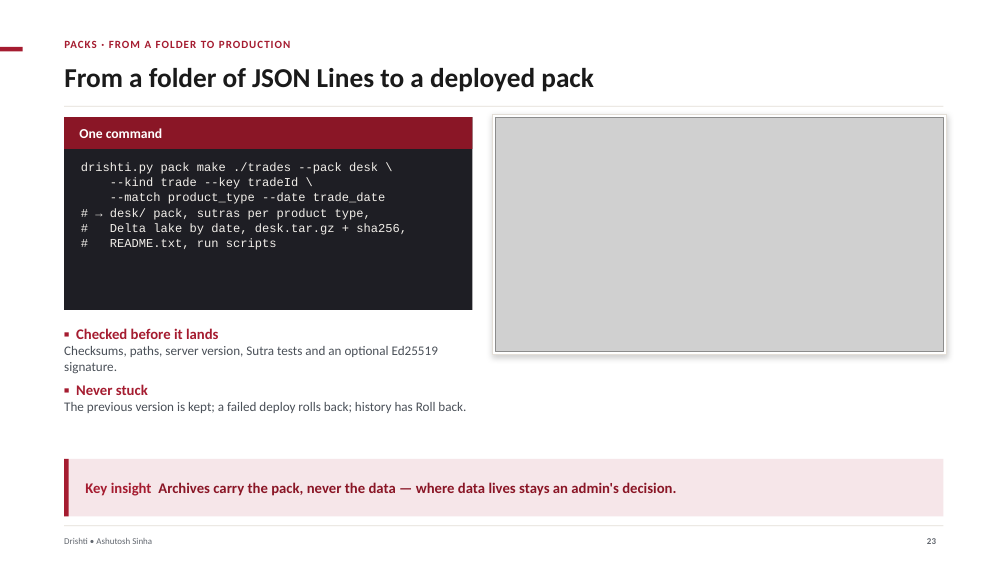
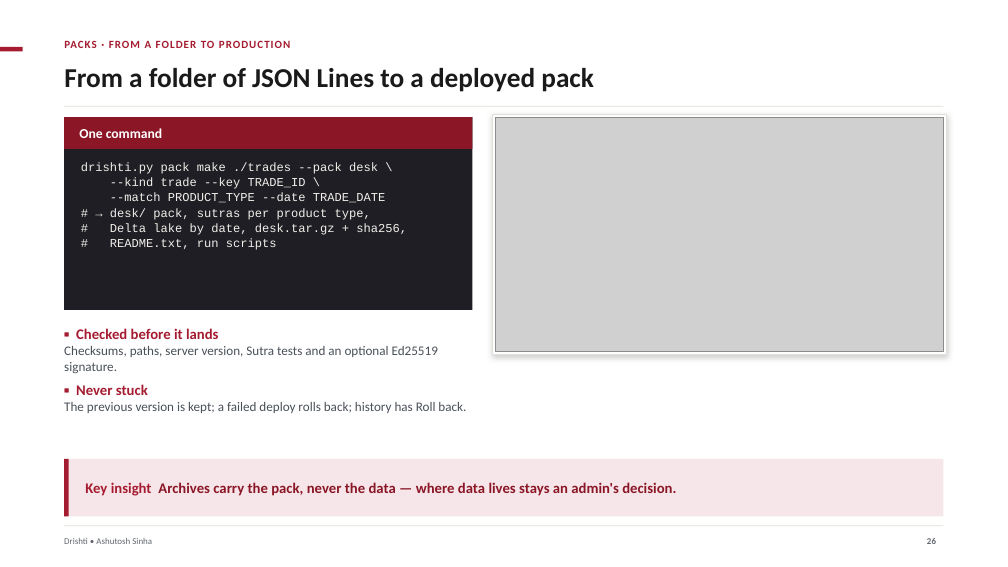
Before and after one commit to ajsinha/drishti, a slide deck: slide 26 of docs/publications/Drishti-Design-and-Evidence.pptx (slide 23 before the commit). Drawn at 1008x567 pixels with LibreOffice and Linux fonts; fonts in the diff are those of the drawing; grey boxes stand for pictures. Boxes give left, top, right and bottom in pixels: in the first picture for what was removed or moved away, otherwise in the second. Text is boxed around its words. In the diff, an @@ line names an element or a change of style, - is before the commit and + after.

```diff
--- a/docs/publications/Drishti-Design-and-Evidence.pptx
+++ b/docs/publications/Drishti-Design-and-Evidence.pptx
@@ text at (110, 178, 385, 203): text changed @@
---kind trade --key tradeId \
---match product_type --date trade_date
+--kind trade --key TRADE_ID \
+--match PRODUCT_TYPE --date TRADE_DATE
```
Also in this commit, not shown: 23 other slides changed, 5 slides added, 1 other file.
